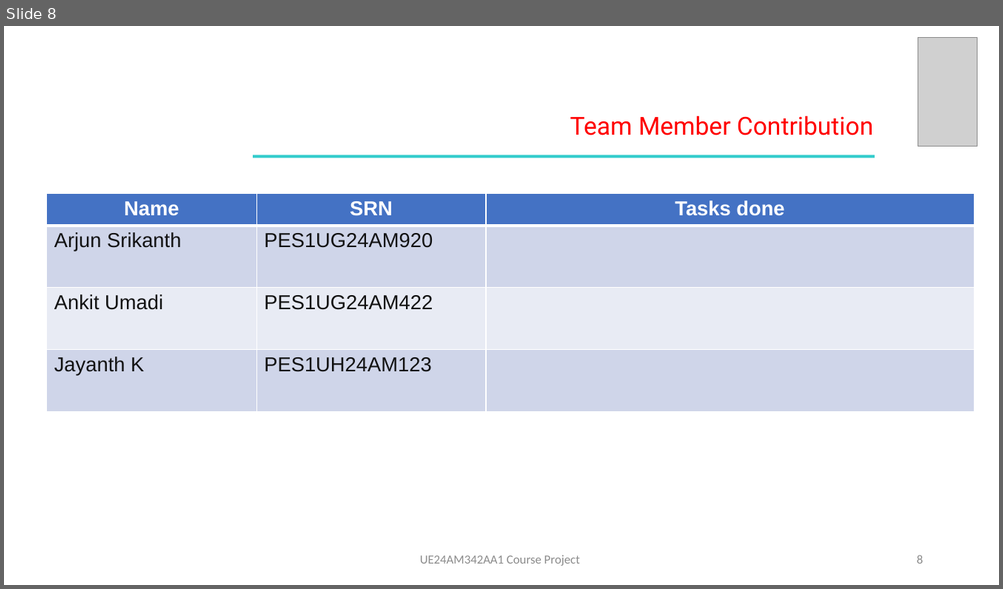
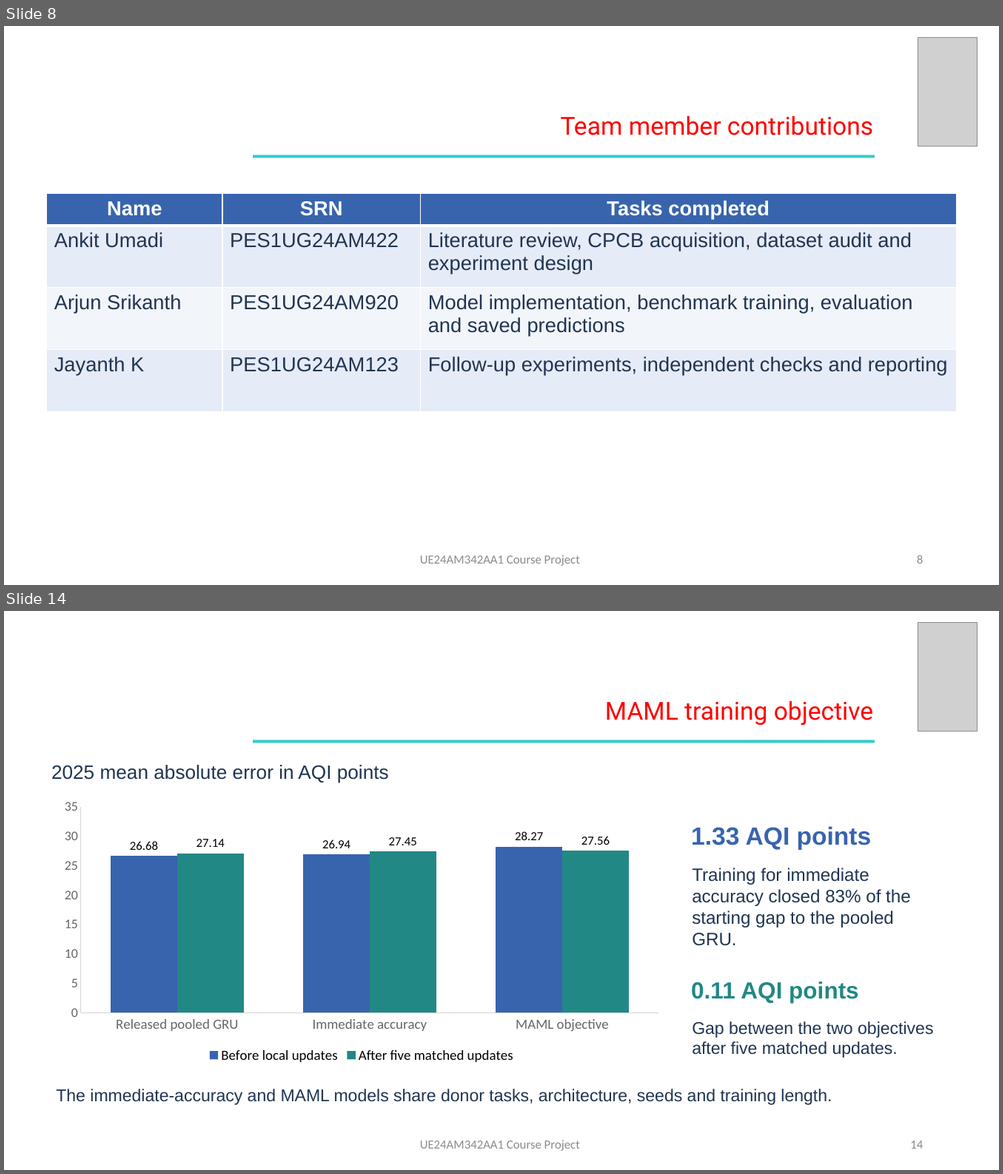
Before and after one commit to arjunsrikanthh/afml-course-project, a slide deck: slides/AFML_Final_Presentation.pptx. Shown one above the other, each under a label of ours: slide 8 before the commit, slides 8 and 14 after it; the slides between them are not shown. The pictures are 1003x589 and 1003x1174 pixels, drawn with LibreOffice and Linux fonts; fonts in the diff are those of the drawing; grey boxes stand for pictures. Boxes give left, top, right and bottom in pixels: in the first picture for what was removed or moved away, otherwise in the second. Text is boxed around its words. In the diff, an @@ line names an element or a change of style, - is before the commit and + after.

```diff
--- a/slides/AFML_Final_Presentation.pptx
+++ b/slides/AFML_Final_Presentation.pptx
@@ slide 14 added at [4, 611, 999, 1170], background #FFFFFF @@
@@ picture added at [918, 623, 978, 731] @@
@@ text added at [605, 701, 873, 725], 24 pt, text #FF0000 @@
+MAML training objective
@@ rectangle added at [253, 740, 874, 743], fill #33CCCC @@
@@ text added at [51, 765, 389, 783], 18.8 pt, text #203551 @@
+2025 mean absolute error in AQI points
@@ column chart added at [53, 794, 671, 1068] @@
+categories: Released pooled GRU, Immediate accuracy, MAML objective
+Before local updates: 26.68, 26.94, 28.27
+After five matched updates: 27.14, 27.45, 27.56
@@ text added at [691, 826, 871, 850], 24 pt, text #3864AE, bold @@
+1.33 AQI points
@@ text added at [691, 868, 910, 946], 17.2 pt, text #203551 @@
+Training for immediate accuracy closed 83% of the starting gap to the pooled GRU.
@@ text added at [691, 982, 859, 1003], 22.5 pt, text #228885, bold @@
+0.11 AQI points
@@ text added at [691, 1022, 933, 1058], 16.5 pt, text #203551 @@
+Gap between the two objectives after five matched updates.
@@ text added at [56, 1089, 831, 1105], 16.5 pt, text #203551 @@
+The immediate-accuracy and MAML models share donor tasks, architecture, seeds and training length.
@@ text added at [420, 1140, 580, 1151], 12 pt, text #8C8C8C @@
+UE24AM342AA1 Course Project
@@ page number added at [910, 1141, 922, 1149], 12 pt, text #8B8B8B @@
+14
@@ slide 8 changed as well @@
@@ text at [560, 116, 873, 136]: text changed @@
-Team Member Contribution
+Team member contributions
@@ table at [46, 194, 956, 466] @@
-row 1, column 3: Tasks done
+row 1, column 3: Tasks completed
-row 2: Arjun Srikanth | PES1UG24AM920 | 
+row 2: Ankit Umadi | PES1UG24AM422 | Literature review, CPCB acquisition, dataset audit and experiment design
-row 3: Ankit Umadi | PES1UG24AM422 | 
+row 3: Arjun Srikanth | PES1UG24AM920 | Model implementation, benchmark training, evaluation and saved predictions
-row 4, column 2: PES1UH24AM123
+row 4, column 2: PES1UG24AM123
-row 4, column 3: 
+row 4, column 3: Follow-up experiments, independent checks and reporting
@@ fill #4472C4 to #3864AE in row 1 @@
@@ fill #CFD5EA to #E5EBF7 in 6 cells @@
@@ fill #E9EBF5 to #F2F5FA in row 3 @@
@@ text colour #111111 to #203551 in "Jayanth K" @@
@@ table: place and size @@
-table at [46, 194, 973, 462]
+table at [46, 194, 956, 466]
```
Also in this commit, not shown: 5 other slides changed, 7 other slides added, 6 slides removed, 35 other files.
